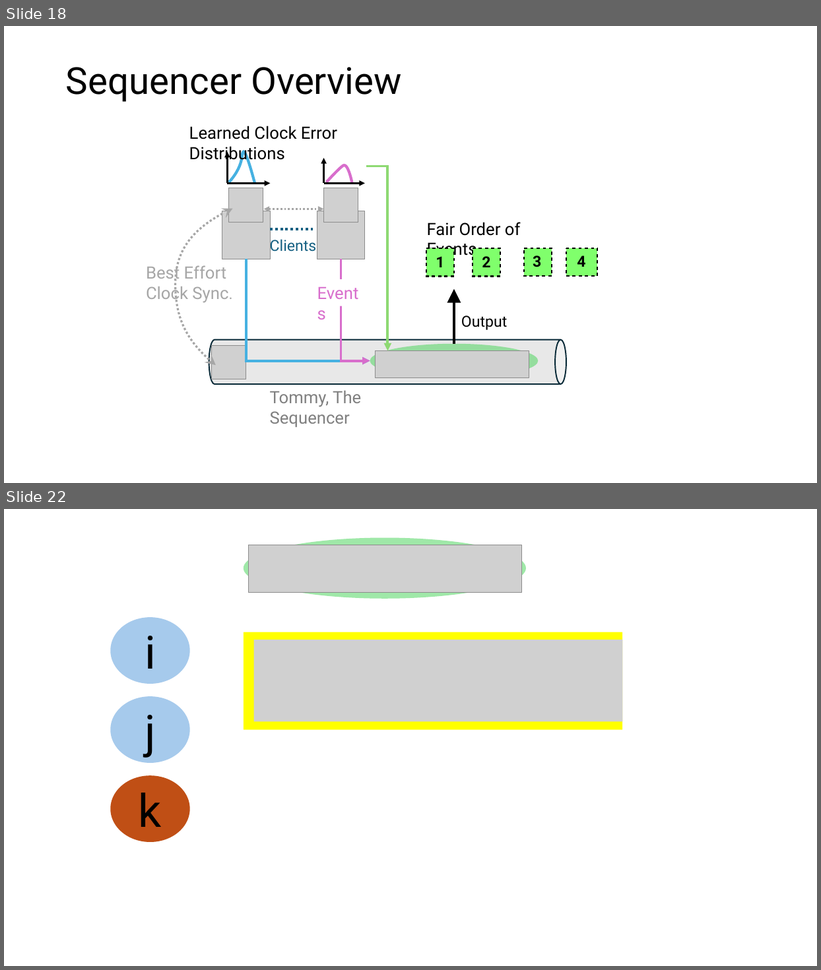
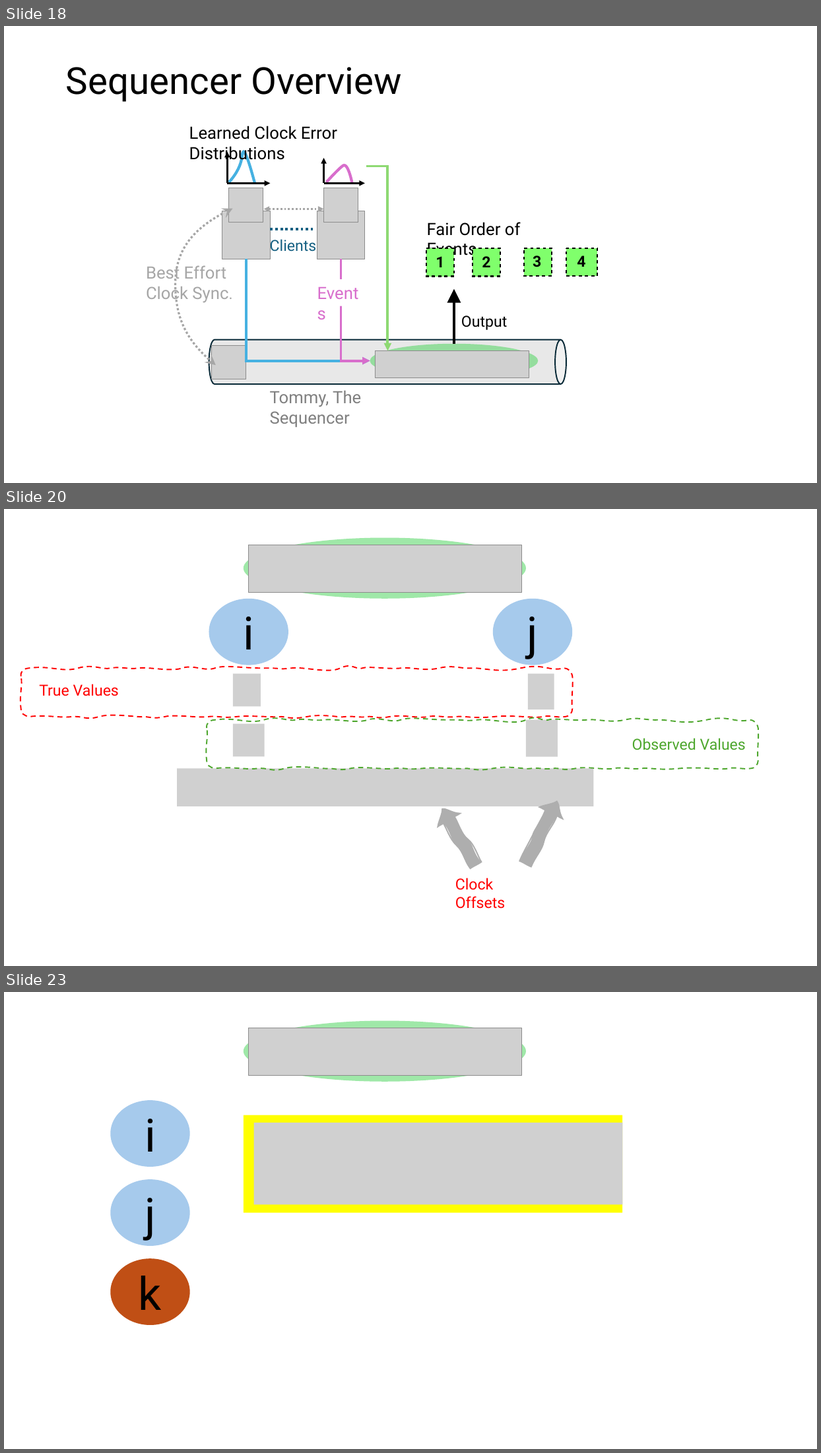
Before and after one commit to HaseebLUMS/Onyx-Presentation, a slide deck: tommy_hotnets_v2.pptx. Shown one above the other, each under a label of ours: slides 18 and 22 before the commit, slides 18, 20 and 23 after it; the slides between them are not shown. The pictures are 821x970 and 821x1453 pixels, drawn with LibreOffice and Linux fonts; fonts in the diff are those of the drawing; grey boxes stand for pictures. Boxes give left, top, right and bottom in pixels: in the first picture for what was removed or moved away, otherwise in the second. Text is boxed around its words. In the diff, an @@ line names an element or a change of style, - is before the commit and + after.

```diff
--- a/tommy_hotnets_v2.pptx
+++ b/tommy_hotnets_v2.pptx
@@ slide 20 added at [4,509,817,966], background #FFFFFF @@
@@ ellipse added at [244,537,526,599], fill #47D45A at 52% opacity @@
@@ picture added at [249,545,522,593] @@
@@ ellipse added at [209,599,288,665], fill #A6CAEC, 54 pt, text #000000 @@
+i
@@ ellipse added at [493,599,572,665], fill #A6CAEC, 54 pt, text #000000 @@
+j
@@ group added at [21,668,572,717]: 2 pictures, 1 freeform shape, 1 text @@
+True Values
@@ group added at [207,720,758,769]: 2 pictures, 1 freeform shape, 1 text @@
+Observed Values
@@ picture added at [177,769,594,807] @@
@@ freeform shape added at [432,803,487,872], fill #AEAEAE, outline #AEAEAE 1.5 pt @@
@@ freeform shape added at [514,796,569,870], fill #AEAEAE, outline #AEAEAE 1.5 pt @@
@@ text added at [455,878,506,909], 18 pt, text #FF0000 @@
+Clock Offsets
@@ what was slide 22 is now slide 23 @@
```
Also in this commit, not shown: 3 slides changed.
